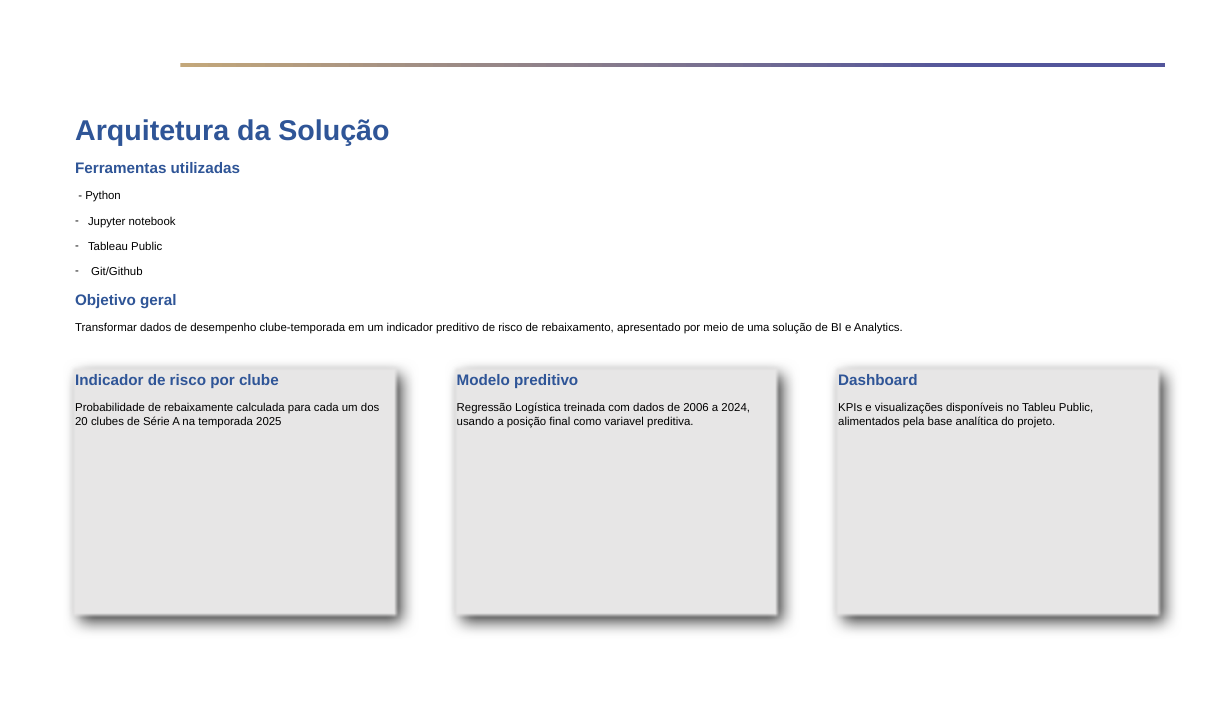
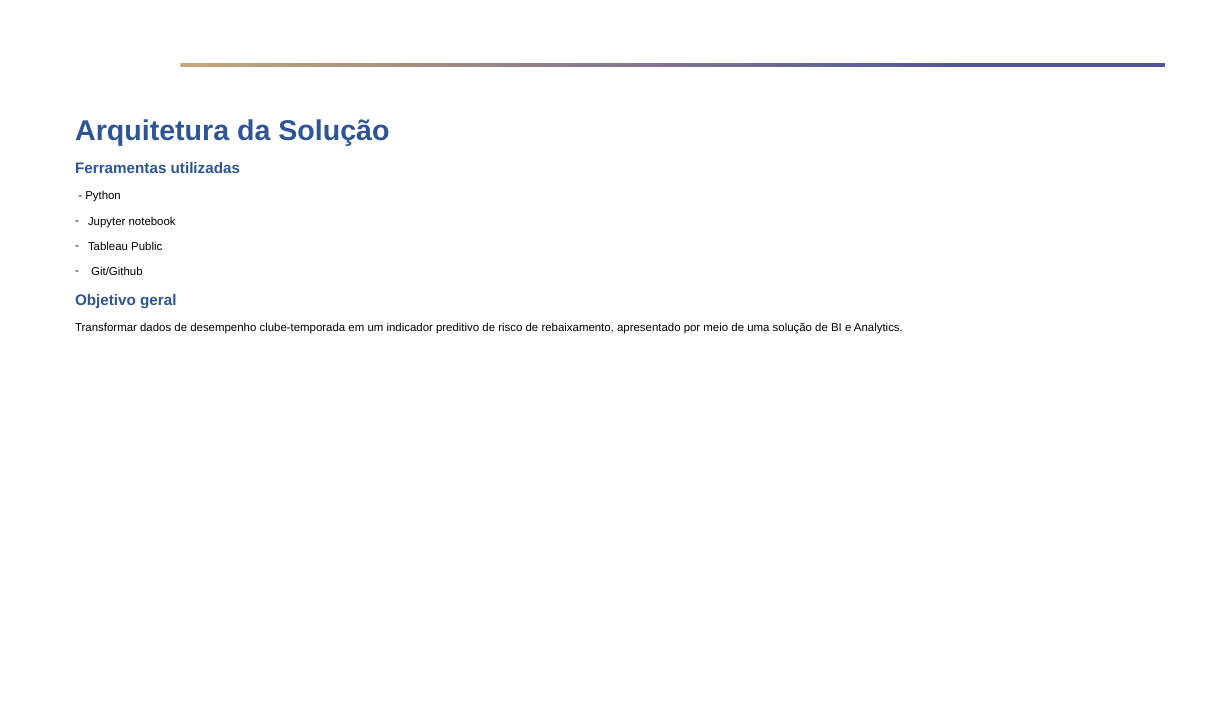
Before and after one commit to FelipePinheiro964/Projeto-Em-Business-Intelligence-e-Analytics, a slide deck: slide 4 of docs/Template - Fase 2 - Apresentação Executiva - Projeto em Business Intelligence e Analytics.pptx. Drawn at 1232x721 pixels with LibreOffice and Linux fonts; fonts in the diff are those of the drawing; background and template pictures are left out. Boxes give left, top, right and bottom in pixels: in the first picture for what was removed or moved away, otherwise in the second. Text is boxed around its words. In the diff, an @@ line names an element or a change of style, - is before the commit and + after.

```diff
--- a/docs/Template - Fase 2 - Apresentação Executiva - Projeto em Business Intelligence e Analytics.pptx
+++ b/docs/Template - Fase 2 - Apresentação Executiva - Projeto em Business Intelligence e Analytics.pptx
@@ rectangle removed at (70,365,400,619) @@
-Indicador de risco por clube
-Probabilidade de rebaixamente calculada para cada um dos 20 clubes de Série A na temporada 2025
@@ rectangle removed at (451,365,781,619) @@
-Modelo preditivo
-Regressão Logística treinada com dados de 2006 a 2024, usando a posição final como variavel preditiva.
@@ rectangle removed at (832,365,1162,619) @@
-Dashboard
-KPIs e visualizações disponíveis no Tableu Public, alimentados pela base analítica do projeto.
```
Also in this commit, not shown: 1 other slide changed.
